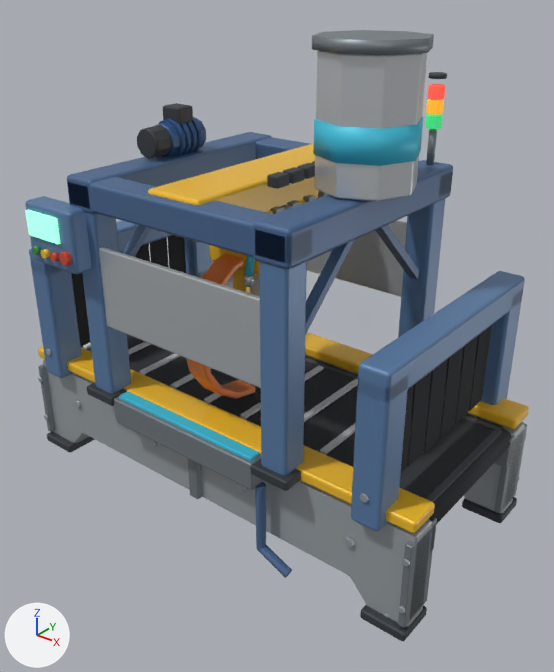
Before and after pictures for a commit that changed the glTF model fieldworks-machines/models/fw_stonecutter.glb.
One viewpoint serves both versions: a 50 mm lens placed at (2.25, -2.72, 2.54), pointed at (0.14, -0.08, 0.91). Arrows for +X, +Y and +Z are at lower left; the lights stay in place. The first picture is the older version. Where no turn or scale is listed for an object, it has been applied to the vertices.

The first picture shows 'belt', 'block.002', 'block.044', 'block.046', 'block.057', 'block.058', 'block.062', 'block.063', 'block.065', 'block.096', 'cyl.013', 'prism' and 87 more.
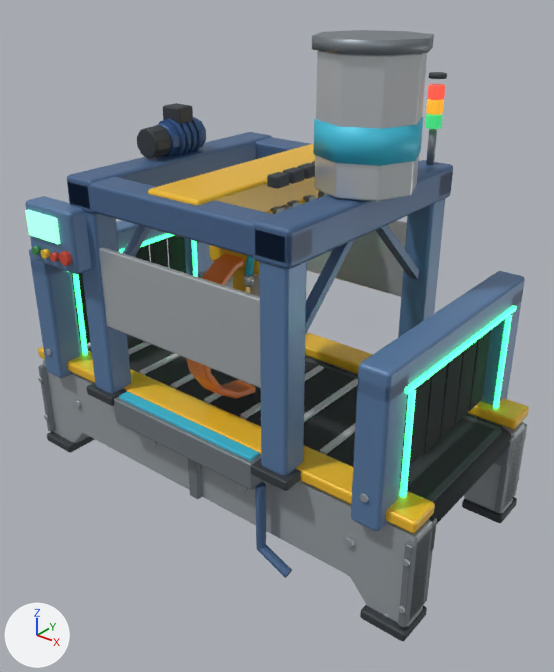
Changed parts and their boxes (x1, y1, x2, y2) in the pictures (554 x 672 px):
```json
{"object": "led.005", "change": "added", "after": [404, 305, 517, 394]}
{"object": "led.006", "change": "added", "after": [400, 390, 416, 498], "on screen": "green"}
{"object": "led.007", "change": "added", "after": [493, 315, 512, 409], "on screen": "green"}
{"object": "led.002", "change": "added", "after": [73, 274, 88, 355], "on screen": "green"}
{"object": "led.003", "change": "added", "after": [192, 240, 198, 277], "on screen": "mostly hidden"}
{"object": "led.001", "change": "added", "after": [119, 233, 174, 253], "on screen": "mostly hidden"}
```

Scene script edits in JSON lines:
```json
{"op": "add", "block": "mat_39f08a_e", "code": ["mat_39f08a_e = principled_material('#39f08a_e')", "mat_39f08a_e.base_color = (0.0409, 0.871, 0.254)  # green #39f08a", "mat_39f08a_e.roughness = 0.4", "mat_39f08a_e.emission_color = (0.047, 1.0, 0.292)  # green #3dff93", "mat_39f08a_e.emission_strength = 2.788"]}
{"op": "add", "block": "me_cube_054_1", "code": ["me_cube_054_1 = bpy.data.meshes.new('Cube.054')", "me_cube_054_1.from_pydata(...)  # a box spanning x 1.066..1.086, y 0.43..0.45, z 0.58..1.1", "me_cube_054_1.materials.append(mat_39f08a_e)  # green #39f08a, glowing green #3dff93"]}
{"op": "add", "block": "me_cube_053_1", "code": ["me_cube_053_1 = bpy.data.meshes.new('Cube.053')", "me_cube_053_1.from_pydata(...)  # a box spanning x 1.066..1.086, y -0.45..-0.43, z 0.58..1.1", "me_cube_053_1.materials.append(mat_39f08a_e)  # green #39f08a, glowing green #3dff93"]}
{"op": "add", "block": "me_cube_052_1", "code": ["me_cube_052_1 = bpy.data.meshes.new('Cube.052')", "me_cube_052_1.from_pydata(...)  # a box spanning x 1.066..1.086, y -0.49..0.49, z 1.11..1.13", "me_cube_052_1.materials.append(mat_39f08a_e)  # green #39f08a, glowing green #3dff93"]}
{"op": "add", "block": "me_cube_041_1", "code": ["me_cube_041_1 = bpy.data.meshes.new('Cube.041')", "me_cube_041_1.from_pydata(...)  # a box spanning x -0.934..-0.914, y 0.43..0.45, z 0.58..1.1", "me_cube_041_1.materials.append(mat_39f08a_e)  # green #39f08a, glowing green #3dff93"]}
{"op": "add", "block": "me_cube_040_1", "code": ["me_cube_040_1 = bpy.data.meshes.new('Cube.040')", "me_cube_040_1.from_pydata(...)  # a box spanning x -0.934..-0.914, y -0.45..-0.43, z 0.58..1.1", "me_cube_040_1.materials.append(mat_39f08a_e)  # green #39f08a, glowing green #3dff93"]}
{"op": "add", "block": "me_cube_039_1", "code": ["me_cube_039_1 = bpy.data.meshes.new('Cube.039')", "me_cube_039_1.from_pydata(...)  # a box spanning x -0.934..-0.914, y -0.49..0.49, z 1.11..1.13", "me_cube_039_1.materials.append(mat_39f08a_e)  # green #39f08a, glowing green #3dff93"]}
{"op": "add", "block": "ob_led_007", "code": ["ob_led_007 = bpy.data.objects.new('led.007', me_cube_054_1)", "ob_led_007.location = (0.0, 0.0, 0.0)"]}
{"op": "add", "block": "ob_led_006", "code": ["ob_led_006 = bpy.data.objects.new('led.006', me_cube_053_1)", "ob_led_006.location = (0.0, 0.0, 0.0)"]}
{"op": "add", "block": "ob_led_005", "code": ["ob_led_005 = bpy.data.objects.new('led.005', me_cube_052_1)", "ob_led_005.location = (0.0, 0.0, 0.0)"]}
{"op": "add", "block": "ob_led_003", "code": ["ob_led_003 = bpy.data.objects.new('led.003', me_cube_041_1)", "ob_led_003.location = (0.0, 0.0, 0.0)"]}
{"op": "add", "block": "ob_led_002", "code": ["ob_led_002 = bpy.data.objects.new('led.002', me_cube_040_1)", "ob_led_002.location = (0.0, 0.0, 0.0)"]}
{"op": "add", "block": "ob_led_001", "code": ["ob_led_001 = bpy.data.objects.new('led.001', me_cube_039_1)", "ob_led_001.location = (0.0, 0.0, 0.0)"]}
```
